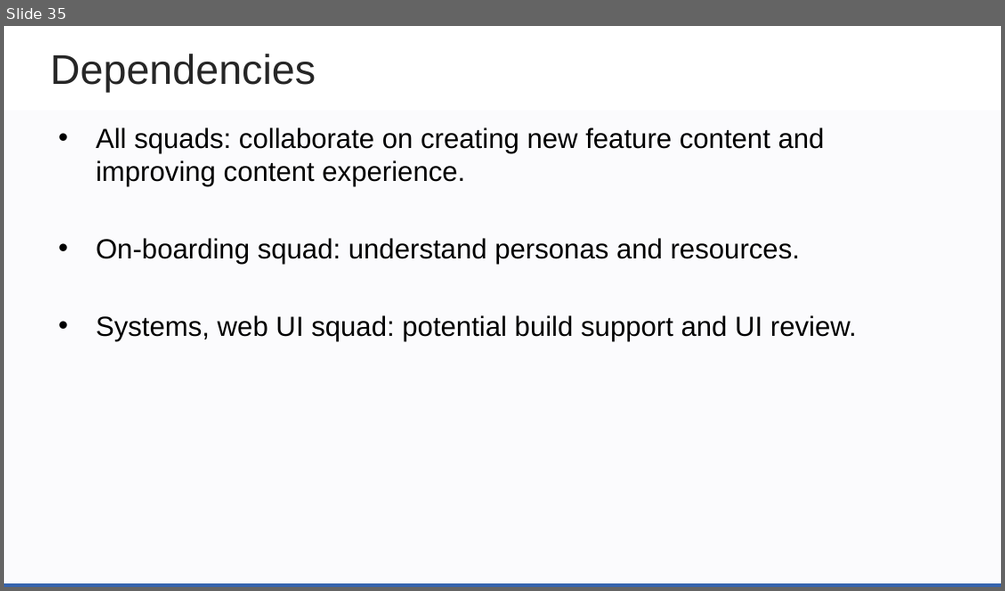
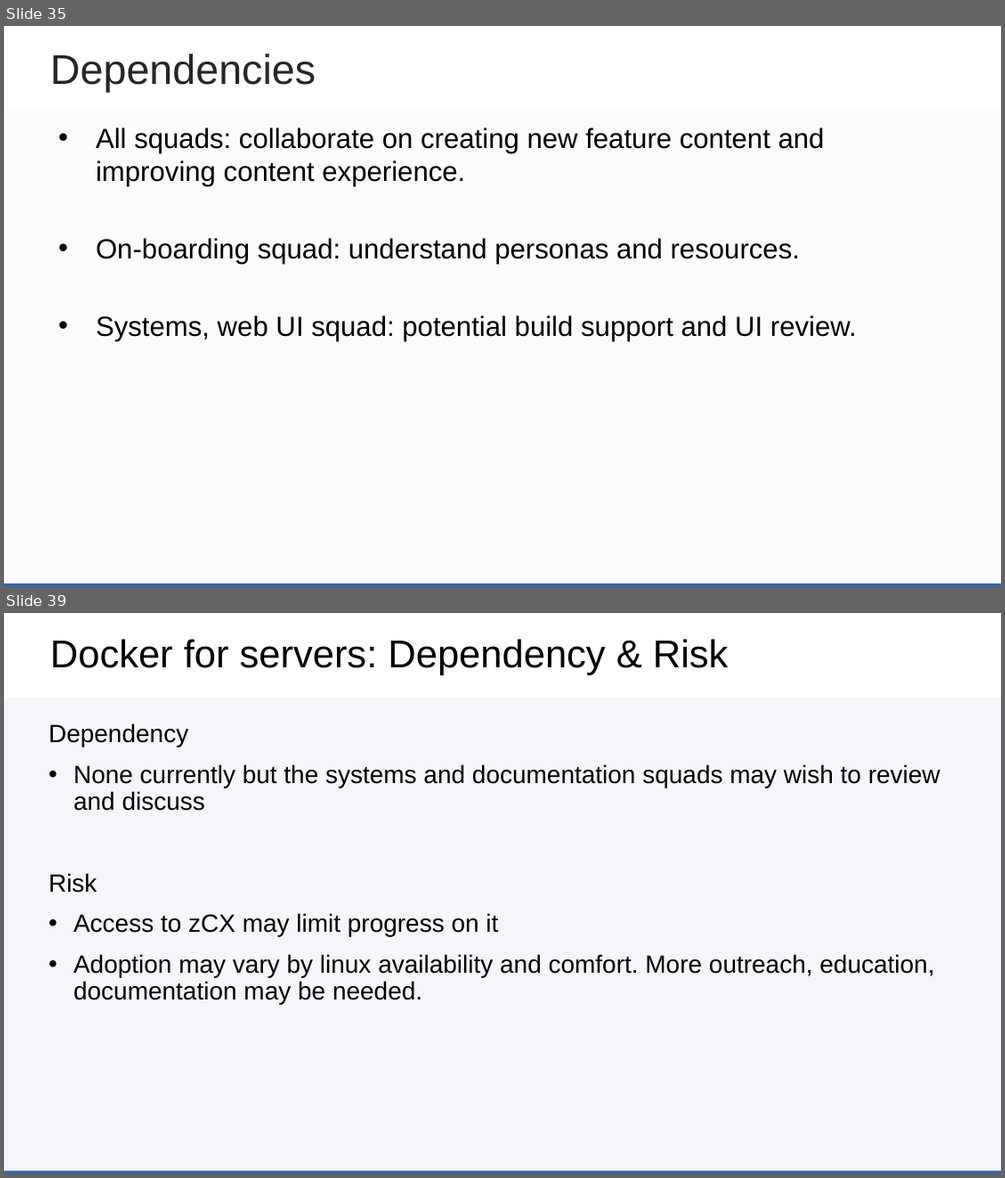
Before and after one commit to zowe/community, a slide deck: Project Management/PI Planning/20PI4 Planning/Zowe Community Squad Focus for 20PI4.pptx. Shown one above the other, each under a label of ours: slide 35 before the commit, slides 35 and 39 after it; the slides between them are not shown. The pictures are 1005x591 and 1005x1178 pixels, drawn with LibreOffice and Linux fonts; fonts in the diff are those of the drawing; background and template pictures are left out. Boxes give left, top, right and bottom in pixels: in the first picture for what was removed or moved away, otherwise in the second. Text is boxed around its words. In the diff, an @@ line names an element or a change of style, - is before the commit and + after.

```diff
--- a/Project Management/PI Planning/20PI4 Planning/Zowe Community Squad Focus for 20PI4.pptx
+++ b/Project Management/PI Planning/20PI4 Planning/Zowe Community Squad Focus for 20PI4.pptx
@@ slide 39 added at bbox=[4, 613, 1001, 1174], background #FFFFFF; not listed: 2 template elements that a slide beside it also shows @@
@@ title added at bbox=[50, 639, 728, 675], 28 pt, text #000000 @@
+Docker for servers: Dependency & Risk
@@ rectangle added at bbox=[4, 697, 1001, 1173], fill #3664AD at 3% opacity @@
@@ text added at bbox=[48, 723, 940, 1005], 18 pt, text #000000 @@
+Dependency
+• None currently but the systems and documentation squads may wish to review and discuss
+Risk
+• Access to zCX may limit progress on it
+• Adoption may vary by linux availability and comfort. More outreach, education, documentation may be needed.
```
Also in this commit, not shown: 2 slides changed, 15 other slides added, 1 slide removed.
